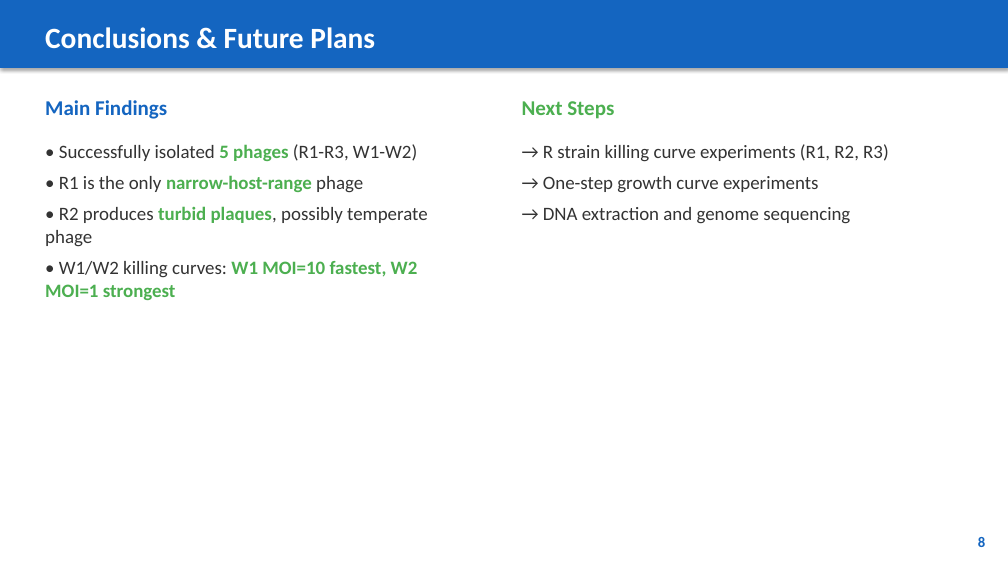
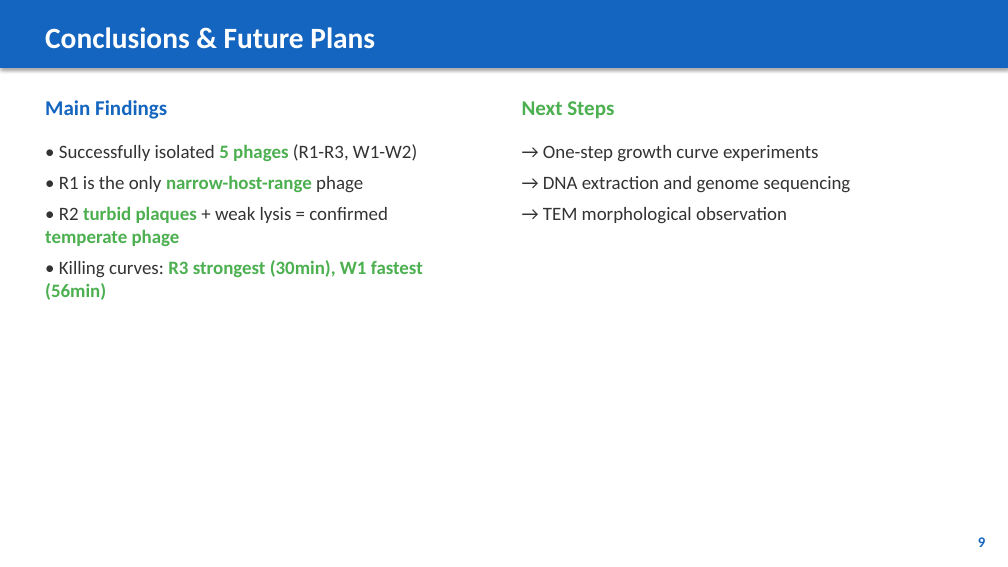
Before and after one commit to gongyuhang2023-cpu/EcAZPhageDocumentation, a slide deck: slide 9 of PPT/20260126/GroupMeeting_v1.pptx (slide 8 before the commit). Drawn at 1008x567 pixels with LibreOffice and Linux fonts; fonts in the diff are those of the drawing. Boxes give left, top, right and bottom in pixels: in the first picture for what was removed or moved away, otherwise in the second. Text is boxed around its words. In the diff, an @@ line names an element or a change of style, - is before the commit and + after.

```diff
--- a/PPT/20260126/GroupMeeting_v1.pptx
+++ b/PPT/20260126/GroupMeeting_v1.pptx
@@ text at bbox=[543, 144, 889, 162]: paragraph removed @@
-→ R strain killing curve experiments (R1, R2, R3)
@@ text at bbox=[45, 206, 423, 300]: text changed; text colour #333333 to #4CAF50; bold on @@
-• R2 produces turbid plaques, possibly temperate phage
-• W1/W2 killing curves: W1 MOI=10 fastest, W2 MOI=1 strongest
+• R2 turbid plaques + weak lysis = confirmed temperate phage
+• Killing curves: R3 strongest (30min), W1 fastest (56min)
@@ text at bbox=[543, 207, 787, 224]: paragraph added @@
+→ TEM morphological observation
@@ text at bbox=[978, 537, 985, 547]: text changed @@
-8
+9
```
Also in this commit, not shown: 1 other slide changed, 1 slide added, 45 other files.
